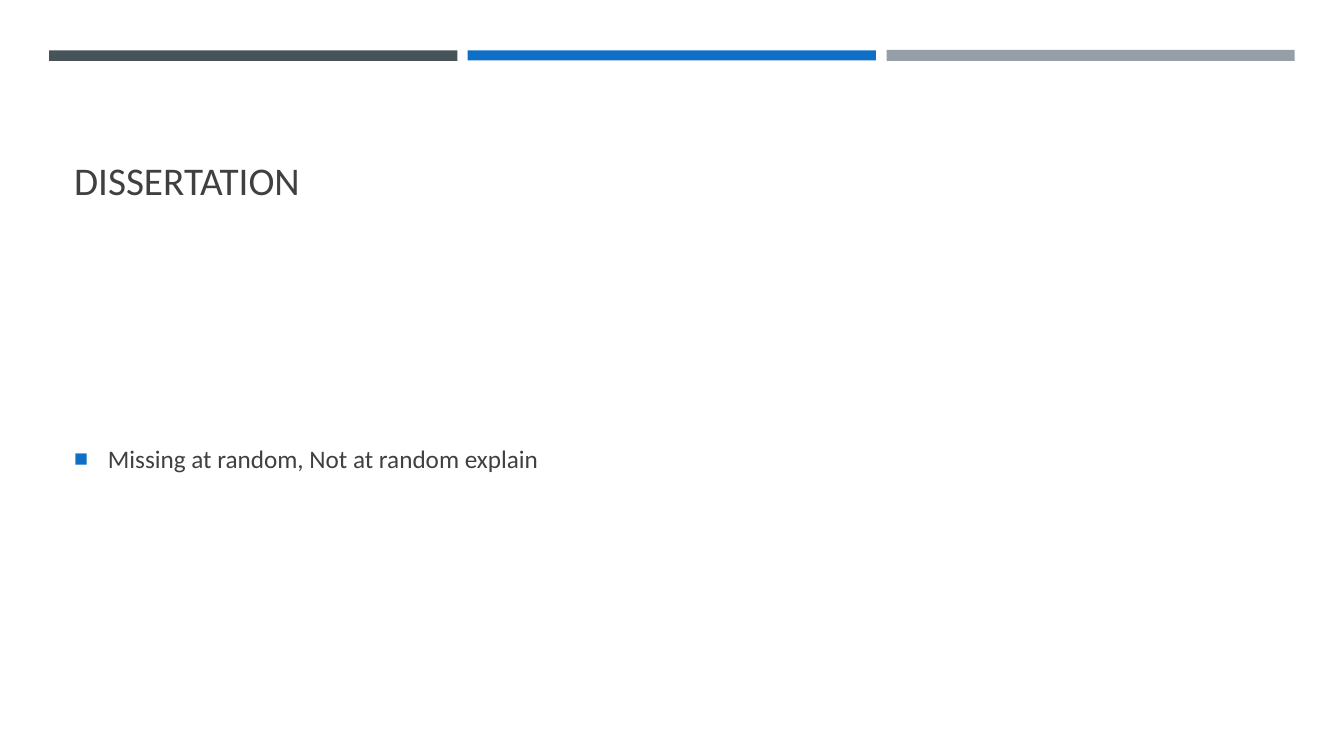
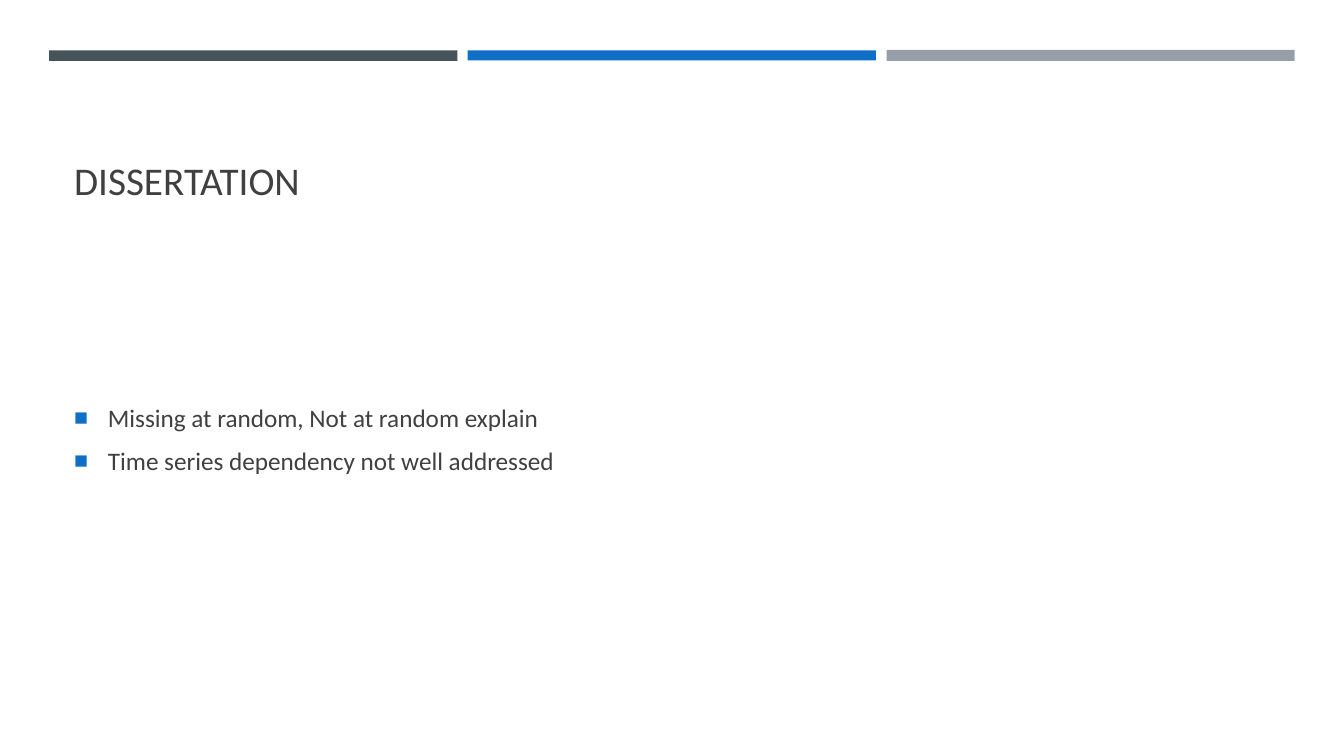
Before and after one commit to llhtoby/MIMIC-III-ML, a slide deck: slide 11 of meetings/week 15 Meeting.pptx. Drawn at 1344x756 pixels with LibreOffice and Linux fonts; fonts in the diff are those of the drawing. Boxes give left, top, right and bottom in pixels: in the first picture for what was removed or moved away, otherwise in the second. Text is boxed around its words. In the diff, an @@ line names an element or a change of style, - is before the commit and + after.

```diff
--- a/meetings/week 15 Meeting.pptx
+++ b/meetings/week 15 Meeting.pptx
@@ text at box(108, 452, 554, 474): paragraph added @@
+■ Time series dependency not well addressed
```
Also in this commit, not shown: 2 other slides changed, 18 other files.
